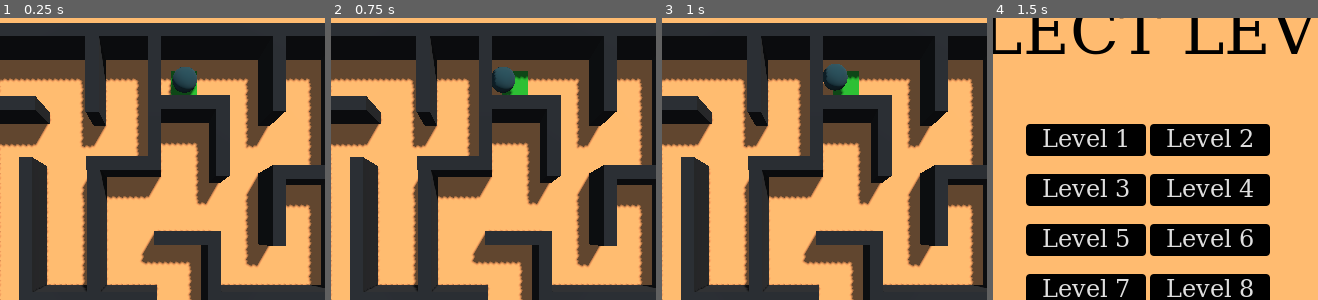
Above: before the commit, frames 1-4 (left to right).
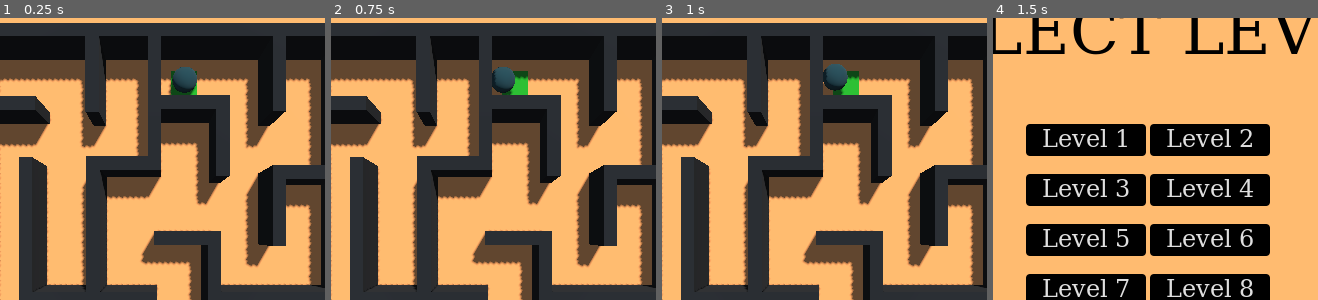
Above: after the commit, the same moments.

Repository: tautminas/sphere-in-a-maze
Game: Godot game, scene res://Level/level_2.tscn
The game is run twice, just before and just after one commit, with the same random seed, the same clock (stepped at 60 frames per second) and the same inputs. This scene is started directly instead of the project's main scene.
Inputs:
- Up to frame 1 (0.25 s): no input
- Up to frame 2 (0.75 s): tap Enter at 0.5 s; hold Right (right) from 0.53 s (still down)
- Up to frame 3 (1 s): keep holding Right (right); tap Space (jump) at 0.77 s
- Up to frame 4 (1.5 s): release Right (right) at 1.25 s; click "Back" at 1.25 s
The pictures show only the part of the screen within x 16-66%, y 11-61%; the shares and areas given below are measured in that part.

The runs differ from the first frame. In frame 1, 0.3% of the frame differs, in the area x 24-32%, y 53-98%; in frame 2, 0.3%; in frame 3, 0.3%; in frame 4, nothing differs.

Commit message:
Add randomness to the bounce

Diff:
--- a/Level/level_2.tscn
+++ b/Level/level_2.tscn
@@ -88,7 +88,7 @@
 material = SubResource("StandardMaterial3D_2ppxr")
 
 [node name="Wall15" type="CSGBox3D" parent="Walls"]
-transform = Transform3D(1, 0, 0, 0, 1, 0, 0, 0, 1, -2.28948, 1, 0)
+transform = Transform3D(1, 0, 0, 0, 1, 0, 0, 0, 1, -2.29341, 1, 0)
 use_collision = true
 size = Vector3(0.5, 2, 5.5)
 material = SubResource("StandardMaterial3D_2ppxr")
--- a/player.gd
+++ b/player.gd
@@ -5,11 +5,14 @@
 
 ## How much force to apply when jumping.
 @export var thrust: float = 2500.0
-@export var bounce: float = 900.0
 
 @onready var level_completion_particles: GPUParticles3D = $LevelCompletionParticles
 
 const LEVEL_DATA_PATH = "res://level_data.json"
+var bounce: float
+const BOUNCE_LOWER_BOUNDARY: float = 300.0
+const BOUNCE_UPPER_BOUNDARY: float = 900.0
+
 
 # Called every frame. 'delta' is the elapsed time since the previous frame.
 func _process(delta: float) -> void:
@@ -31,6 +34,7 @@
 
 func _on_body_entered(body: Node) -> void:
 	if "Bounce" in body.get_groups():
+		bounce = randf_range(BOUNCE_LOWER_BOUNDARY, BOUNCE_UPPER_BOUNDARY)
 		apply_central_force(Vector3.UP * bounce)
 		if abs(global_position.x) > 19 or abs(global_position.z) > 14:
 			get_tree().reload_current_scene()
